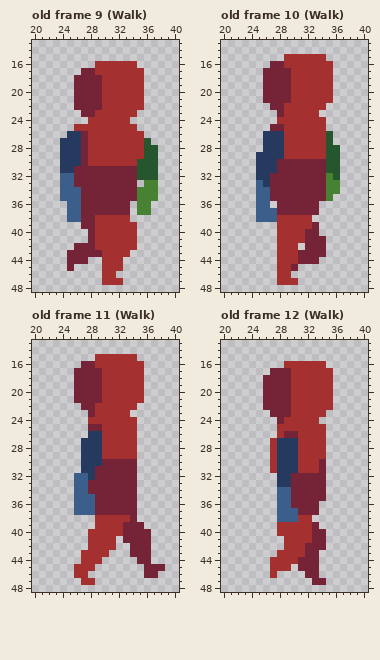
Pixel-art file -- MagaraJam5/Assets/Sprites/Npc/Character Template.aseprite. Above is the file before it was changed.
64x64 pixels, 15 frames. Shown: old frame 9 (Walk): x 20..40, y 13..48; old frame 10 (Walk): x 20..40, y 13..48; old frame 11 (Walk): x 20..40, y 13..48; old frame 12 (Walk): x 20..40, y 13..48. The commit also changed other frames, which this record leaves out.
After the commit:
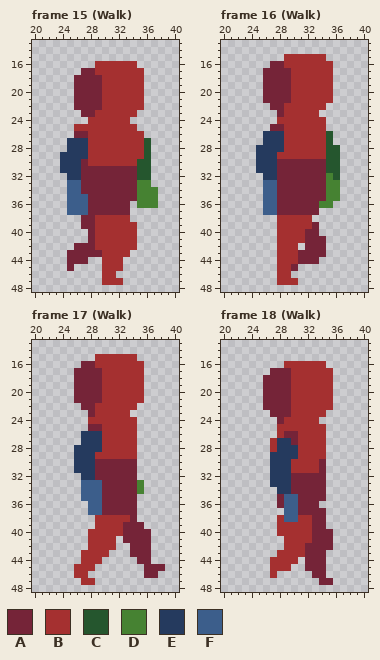
Palette (. is transparent): A #752438  B #a53030  C #25562e  D #468232  E #253a5e  F #3c5e8b
Change:
frames 15 -> 21
Changed rows in their new state; - is an unchanged pixel.
Frame 15 (Walk) against old frame 9 (Walk), layers "Layer 6", "Layer 5":
first column x 24:
26 -.A-----------
27 .--E----------
28 .--E---------.
29 ---E---------.
30 -------------.
31 --E----------.
32 .EE----------.
33 .-F--------D-.
34 .-------------
35 .--F----------
36 ---F---------D
37 ---F-------..-
38 -..-----------
Frame 16 (Walk) against old frame 10 (Walk), layers "Layer 6", "Layer 5":
first column x 25:
28 E-----------
29 ---B--------
32 .-E---------
33 .FF---------
34 .-F---------
35 .-F--------D
36 .-F------DD-
37 .-----------
38 ...---------
Frame 17 (Walk) against old frame 11 (Walk), layers "Layer 6", "Layer 5":
first column x 26:
26 -E--------
28 E---------
29 E--B------
30 E--A------
31 E---------
32 .E--------
33 .-FF-----D
34 .-FF-----D
35 .--F------
36 ..-F------
37 ..-F------
Frame 18 (Walk) against old frame 12 (Walk), layers "Layer 6", "Layer 3":
first column x 27:
27 ---A-----
29 E--------
30 E--B-----
31 E--B-----
32 E--------
33 E--------
34 -EE------
35 -A-F-----
36 -A-F-----
37 -.-----A-
38 -B----AA-
39 -------A-
40 --------A
41 --------A
42 --------A
43 -------A-
44 ----.--A-
45 ----.--A-
46 -----.-A-
47 ------.-A
Where, in picture pixels (left, top, right, bottom), the same in both pictures:
changed: (60, 131, 88, 222)
changed: (137, 145, 158, 215)
changed: (256, 145, 284, 222)
added: (319, 194, 340, 208)
changed: (74, 431, 102, 515)
added: (137, 480, 144, 494)
changed: (270, 438, 333, 585)
